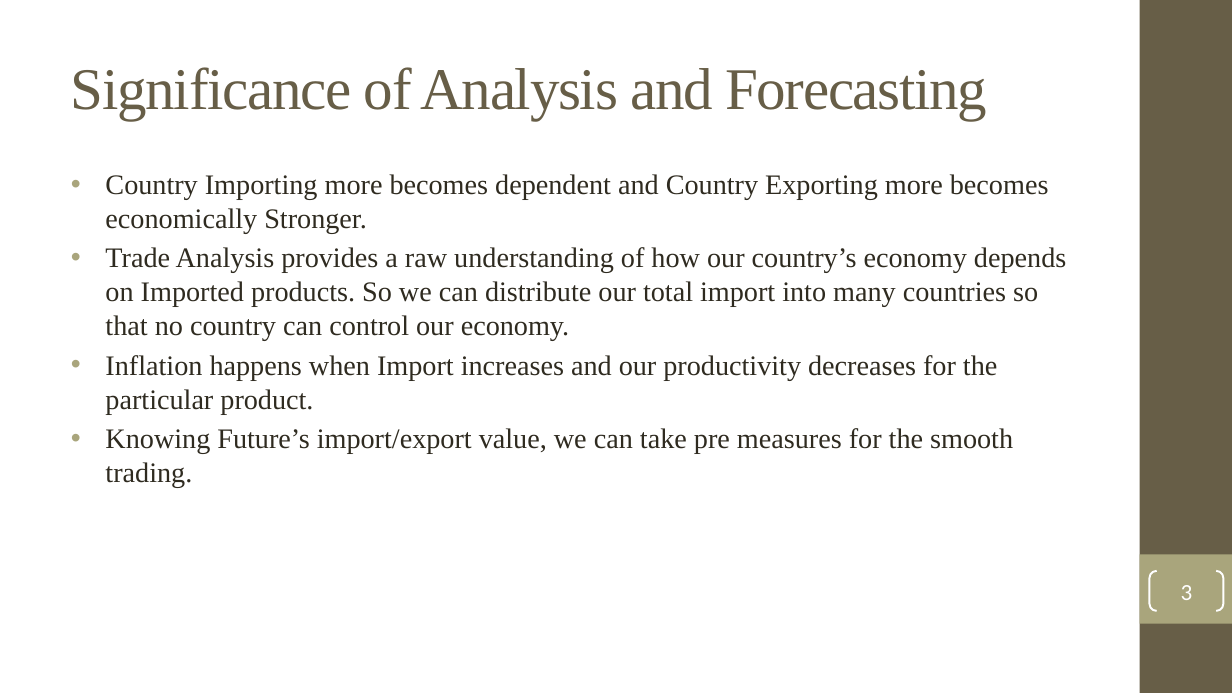
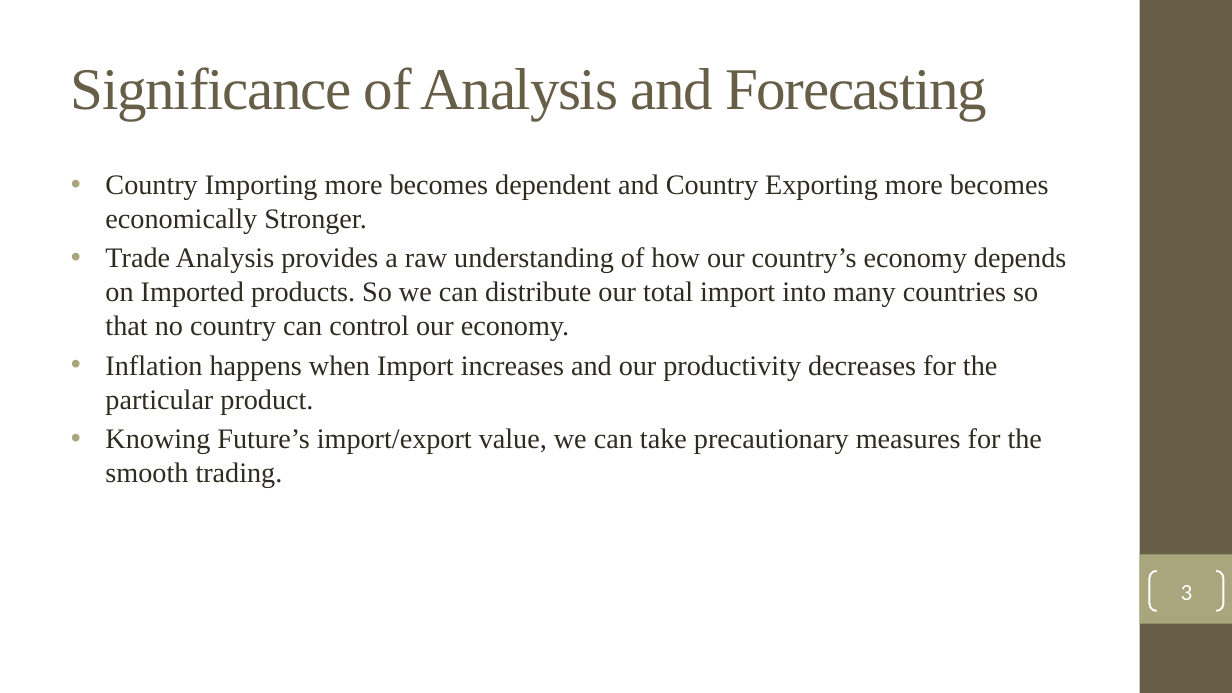
Before and after one commit to ForkedRepositories/Indian-Trade-Data-Analysis-and-Forecasting, a slide deck: slide 3 of Documents/Thesis/Indian Trade Analysis and Forecasting.pptx. Drawn at 1232x693 pixels with LibreOffice and Linux fonts; fonts in the diff are those of the drawing; background and template pictures are left out. Boxes give left, top, right and bottom in pixels: in the first picture for what was removed or moved away, otherwise in the second. Text is boxed around its words. In the diff, an @@ line names an element or a change of style, - is before the commit and + after.

Commit message:
grammar check, references, tech used, corrections

```diff
--- a/Documents/Thesis/Indian Trade Analysis and Forecasting.pptx
+++ b/Documents/Thesis/Indian Trade Analysis and Forecasting.pptx
@@ text at (x1=105, y1=428, x2=1042, y2=487): text changed @@
-• Knowing Future’s import/export value, we can take pre measures for the smooth trading.
+• Knowing Future’s import/export value, we can take precautionary measures for the smooth trading.
```
Also in this commit, not shown: 8 other slides changed, 2 slides added.
